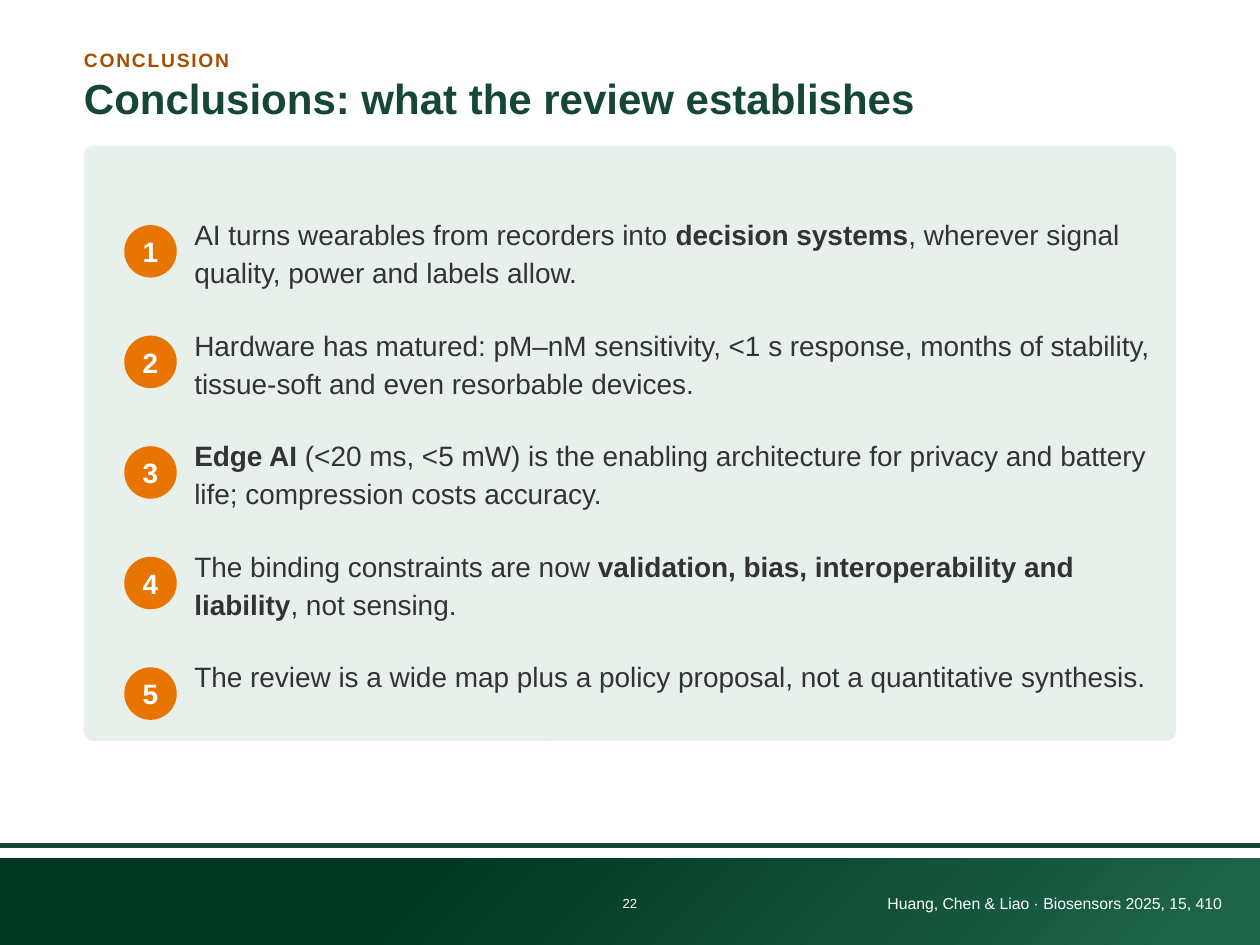
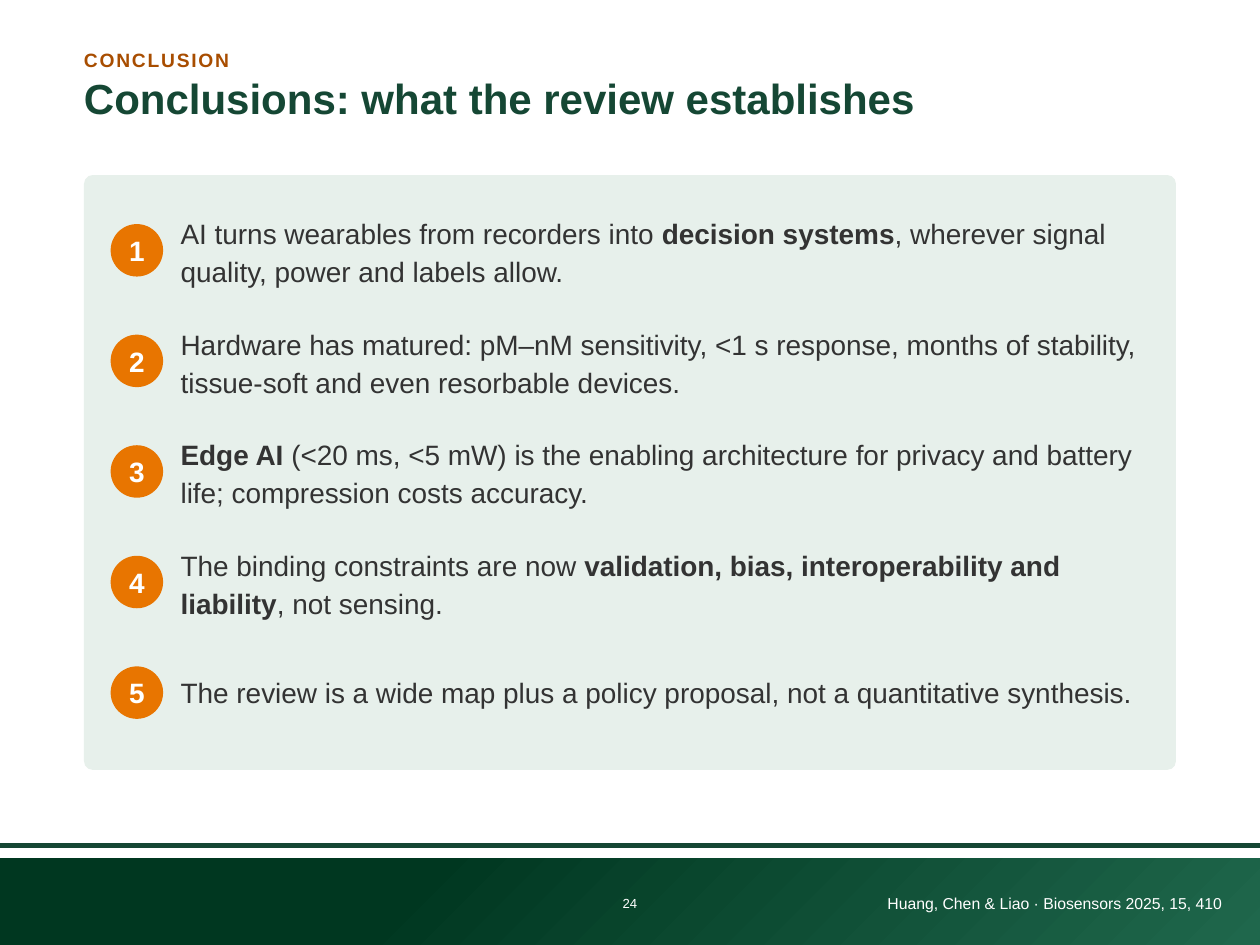
Before and after one commit to Rittik047/BMEN_6367_Presentation_Venus, a slide deck: slide 23 of Presentation/individual/Rittik_AI_Wearable_Bioelectronics_UTD_4x3.pptx (slide 21 before the commit). Drawn at 1260x945 pixels with LibreOffice and Linux fonts; fonts in the diff are those of the drawing; background and template pictures are left out. Boxes give left, top, right and bottom in pixels: in the first picture for what was removed or moved away, otherwise in the second. Text is boxed around its words. In the diff, an @@ line names an element or a change of style, - is before the commit and + after.

```diff
--- a/Presentation/individual/Rittik_AI_Wearable_Bioelectronics_UTD_4x3.pptx
+++ b/Presentation/individual/Rittik_AI_Wearable_Bioelectronics_UTD_4x3.pptx
@@ rounded rectangle: place and size @@
-rounded rectangle at box(84, 146, 1177, 741)
+rounded rectangle at box(84, 175, 1177, 770)
@@ 5 ellipses, 4 texts: place and size @@
-5 ellipses, 4 texts at box(125, 224, 1150, 721)
+5 ellipses, 4 texts at box(111, 223, 1136, 719)
@@ text "The review is a wide ...": place and size @@
-text "The review is a wide ..." at box(194, 666, 1145, 693)
+text "The review is a wide ..." at box(181, 682, 1131, 709)
@@ page number at box(623, 899, 638, 908): text changed @@
-22
+24
```
Also in this commit, not shown: 3 other slides changed, 2 slides added, 2 other files.
